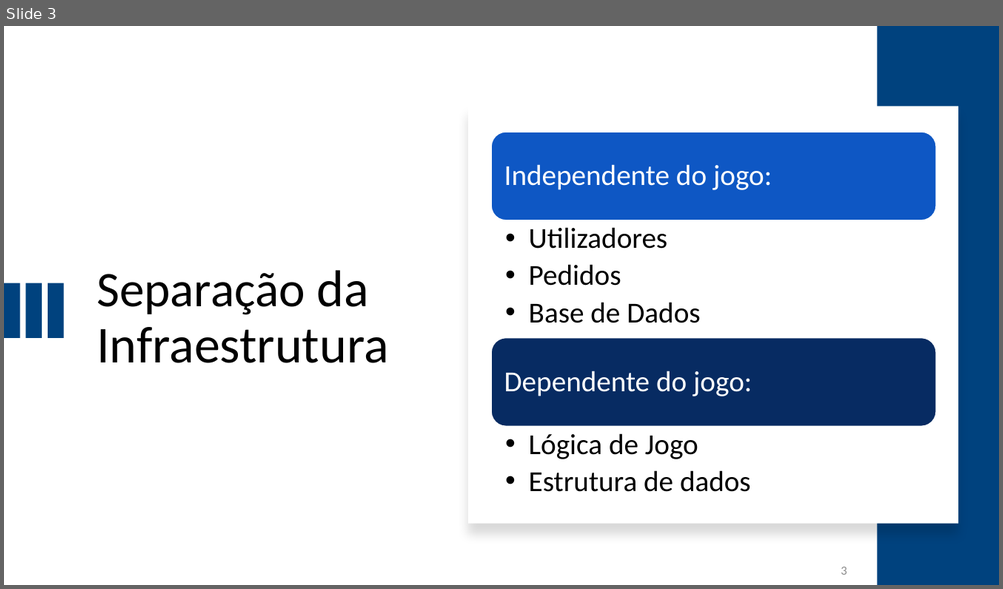
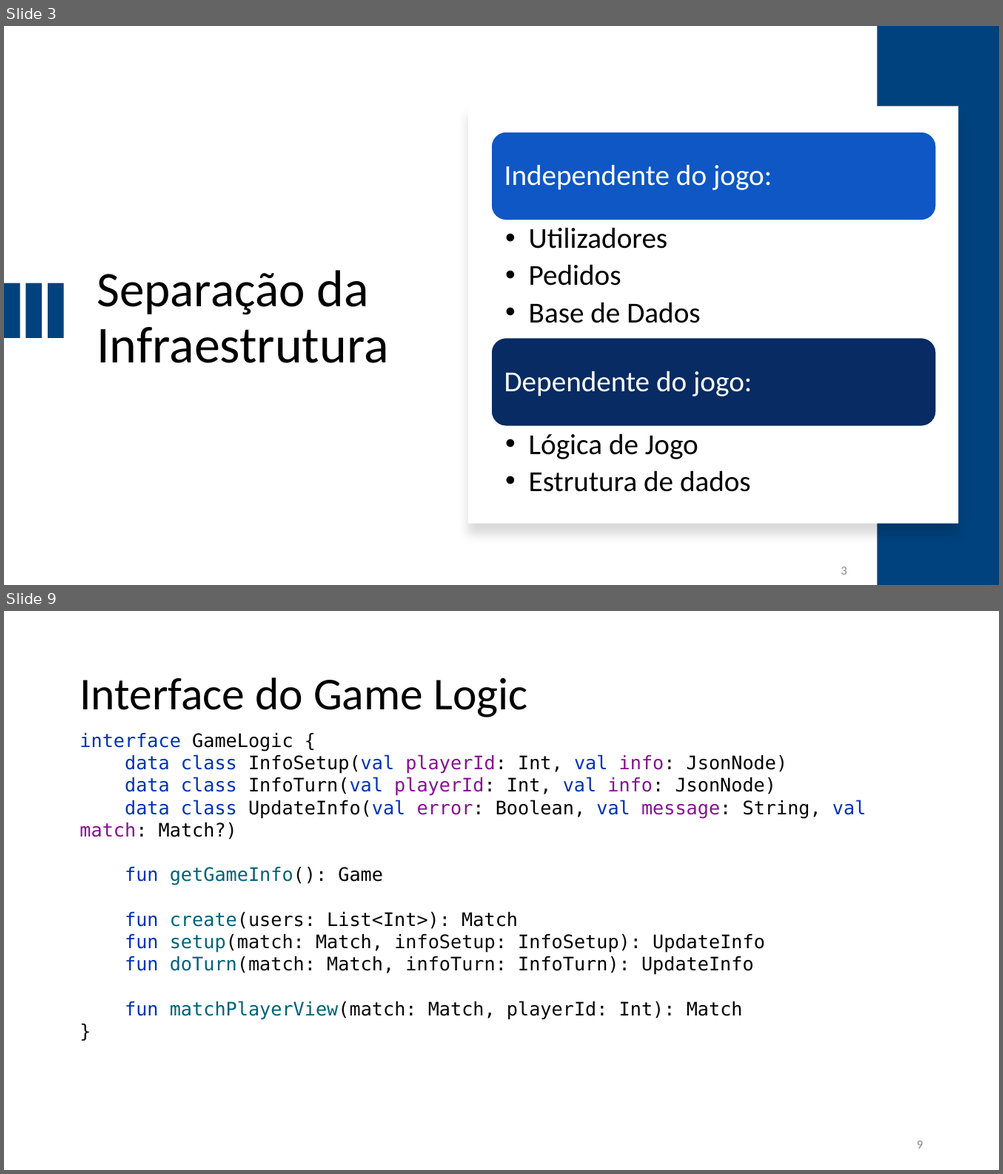
Before and after one commit to i-on-project/turn-games-fw, a slide deck: docs/Demonstration/adG25.pptx. Shown one above the other, each under a label of ours: slide 3 before the commit, slides 3 and 9 after it; the slides between them are not shown. The pictures are 1003x589 and 1003x1174 pixels, drawn with LibreOffice and Linux fonts; fonts in the diff are those of the drawing. Boxes give left, top, right and bottom in pixels: in the first picture for what was removed or moved away, otherwise in the second. Text is boxed around its words. In the diff, an @@ line names an element or a change of style, - is before the commit and + after.

```diff
--- a/docs/Demonstration/adG25.pptx
+++ b/docs/Demonstration/adG25.pptx
@@ slide 9 added at [4, 611, 999, 1170], background #FFFFFF @@
@@ title added at [79, 678, 527, 718], 44 pt, text #000000 @@
+Interface do Game Logic
@@ text added at [79, 733, 866, 1020], 18 pt, text #000000 @@
+interface GameLogic {
+data class InfoSetup(val playerId: Int, val info: JsonNode)
+data class InfoTurn(val playerId: Int, val info: JsonNode)
+data class UpdateInfo(val error: Boolean, val message: String, val match: Match?)
+fun getGameInfo(): Game
+fun create(users: List<Int>): Match
+fun setup(match: Match, infoSetup: InfoSetup): UpdateInfo
+fun doTurn(match: Match, infoTurn: InfoTurn): UpdateInfo
+fun matchPlayerView(match: Match, playerId: Int): Match
+}
@@ page number added at [916, 1141, 922, 1149], 12 pt, text #8C8C8C @@
+9
```
Also in this commit, not shown: 4 slides changed, 2 other slides added, 1 slide removed, 1 other file.
